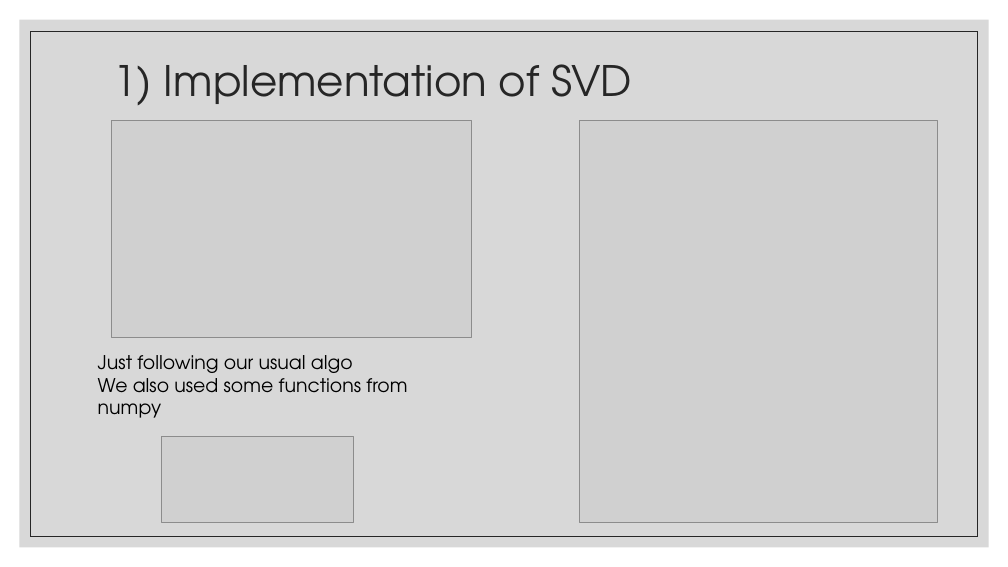
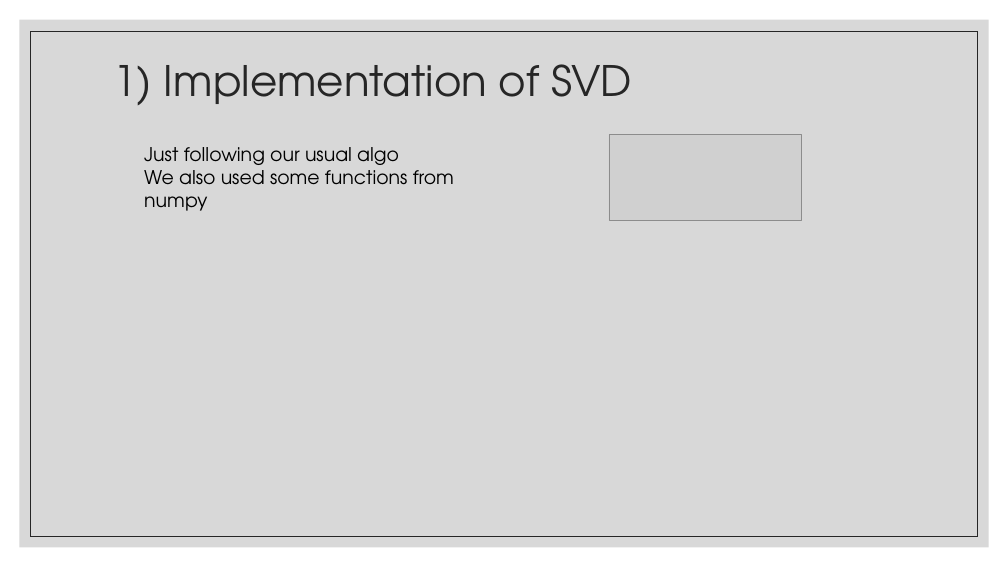
Before and after one commit to Zhekuson/SVDFaces, a slide deck: slide 5 of SVD for face recognition.pptx. Drawn at 1008x567 pixels with LibreOffice and Linux fonts; fonts in the diff are those of the drawing; grey boxes stand for pictures. Boxes give left, top, right and bottom in pixels: in the first picture for what was removed or moved away, otherwise in the second. Text is boxed around its words. In the diff, an @@ line names an element or a change of style, - is before the commit and + after.

```diff
--- a/SVD for face recognition.pptx
+++ b/SVD for face recognition.pptx
@@ picture removed at [112, 121, 473, 338] @@
@@ text "Just following our usual algo": place and size @@
-text "Just following our usual algo" at [98, 355, 407, 418]
+text "Just following our usual algo" at [144, 147, 454, 211]
@@ picture removed at [579, 121, 938, 523] @@
@@ picture: place and size @@
-picture at [162, 436, 354, 523]
+picture at [609, 135, 801, 221]
```
Also in this commit, not shown: 8 other slides changed, 2 slides removed, 5 other files.
